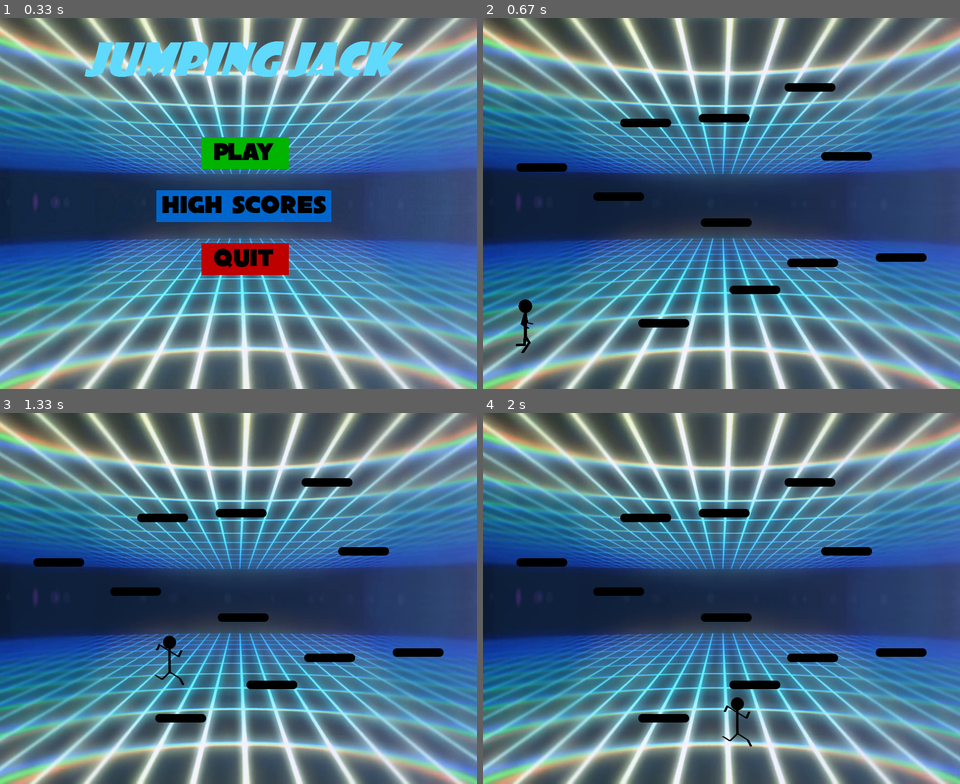
Above: before the commit, frames 1-4 (two rows, left to right).
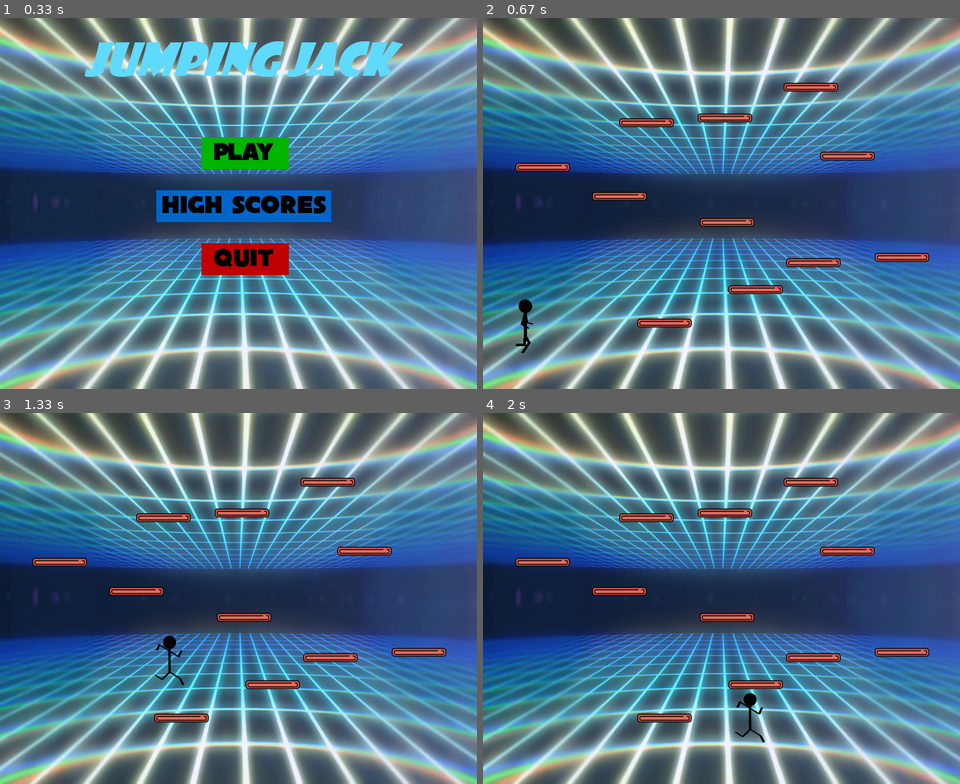
Above: after the commit, the same moments.

Repository: FIS-XI-2020/JumpingJack
Game: pygame game, started from jj_pygame.py
Same seed, same stepped clock (60 frames per second), same inputs: the game is played once before the commit and once after it.
Inputs (mouse positions are in pixels of both pictures, inside the frame that each line leads up to):
- Up to frame 1 (0.33 s): no input
- Up to frame 2 (0.67 s): click "Play" at 0.42 s
- Up to frame 3 (1.33 s): hold Right 0.67-1.13 s; move the mouse to (391, 587) at 0.7 s; hold Up from 1.17 s (still down)
- Up to frame 4 (2 s): release Up at 1.47 s; hold Right 1.5-1.97 s

Frame 1 is identical in both runs. In frame 2, 2.7% of the frame differs, in the area x 6-94%, y 17-84%; in frame 3, 2.7%; in frame 4, 3.0%, in the area x 6-94%, y 17-90%.

Commit message:
Fix falling fo stickman on platforms
Remaining TODO:
- Score & timer
- Collision detection

Diff:
--- a/jj_pygame.py
+++ b/jj_pygame.py
@@ -14,13 +14,13 @@
 # Initialize pygame
 pygame.init()
 pygame.display.set_caption('Jumping Jack')
+window = pygame.display.set_mode((900, 700))
 
 # Lets play some tunes
 pygame.mixer.music.load('res/music.mp3')
 pygame.mixer.music.play(-1)
 
 clock = pygame.time.Clock()
-window = pygame.display.set_mode((900, 700))
 
 """
     Function to create a button with text in it and set its colour to its light
@@ -57,7 +57,6 @@
 
 """
     The main menu. Options: Play, High scores, Quit
-    TODO: Playing instructions
 """
 def mainmenu():
     run = True
@@ -81,8 +80,12 @@
         pygame.display.update()
         clock.tick(15)
 
+# Set of coordinates for the platform in (x, y) format
 platform_coord = [(291, 567), (463, 504), (572, 453), (739, 443), (409, 377), (206, 328), (61, 273), (257, 189), (405, 180), (567, 122), (636, 252)]
 
+"""
+    Function to redraw background & platforms when updating stickman
+"""
 def redraw():
     bg = pygame.image.load("res/bg_game.png")
     window.blit(bg, (0, 0))
@@ -96,8 +99,7 @@
 def platformcheck(x, y):
     onplatform=False
     for i in platform_coord:
-        #print(x, y+94, i[0], i[1])
-        if (i[1] in range(y+78, y+94)) and (x in range(i[0]-64, i[0]+100)):
+        if (i[1] in range(y+78, y+94)) and (x in range(i[0]-50, i[0]+80)):
             onplatform=True
             break
     return onplatform
@@ -128,6 +130,7 @@
 
         window.blit(stickman, (x,y))
 
+        # TODO: Collision check (prevent walking throuh platforms)
         collision=False
         """for i in platform_coord:
             if ((x+64 in range(i[0]-11, i[0]+11)) or (x in range(i[0]-11, i[0]+11))) and (i[1] in range(y, y+92)):
@@ -156,16 +159,13 @@
             velocity=15
             iskeyright=False
             iskeyleft=False
-            for event in pygame.event.get():
-                if event.type==KEYDOWN:
-                    if event.key==K_RIGHT:
-                        iskeyright = True
-                    elif event.key==K_LEFT:
-                        iskeyleft = True
+
             for i in range(0, 29):
                 jumping=True
                 velocity-=1
                 y-=velocity
+
+                # Check if right/left key is being pressed
                 for event in pygame.event.get():
                     if event.type==KEYDOWN:
                         if event.key==K_RIGHT:
@@ -178,6 +178,7 @@
                 elif x>=50 and iskeyleft:
                     direction="jumping_left"
                     x-=8
+
                 redraw()
                 window.blit(stickman, (x,y))
                 pygame.display.flip()
@@ -187,10 +188,11 @@
                     break
 
         if not platformcheck(x, y):
-            downvel=5
-            while y<530:
+            downvel=12
+            while y<=520:
+                falling=True
                 y+=downvel
-                downvel+=1
+                if platformcheck(x, y): break
                 redraw()
                 window.blit(stickman, (x,y))
                 pygame.display.flip()
Binary file changed: res/obstacle.png
Binary file changed: res/platform.png
